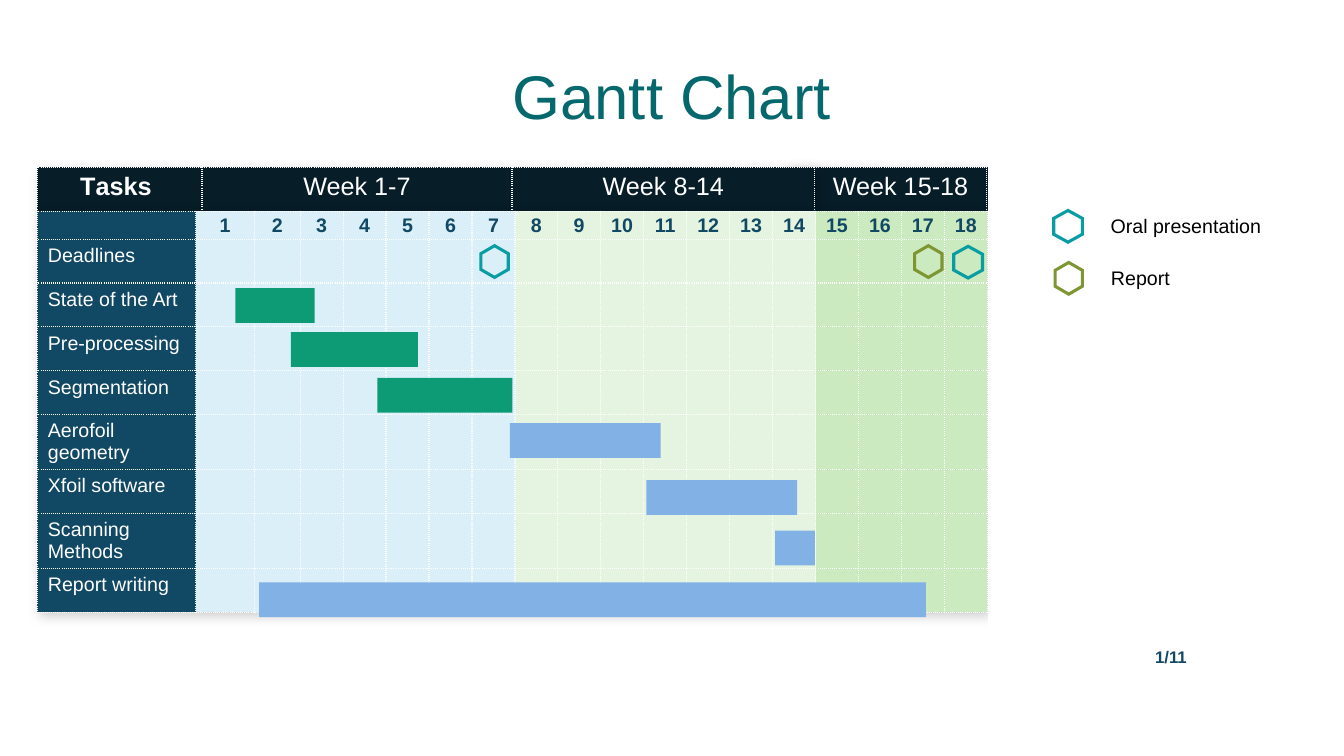
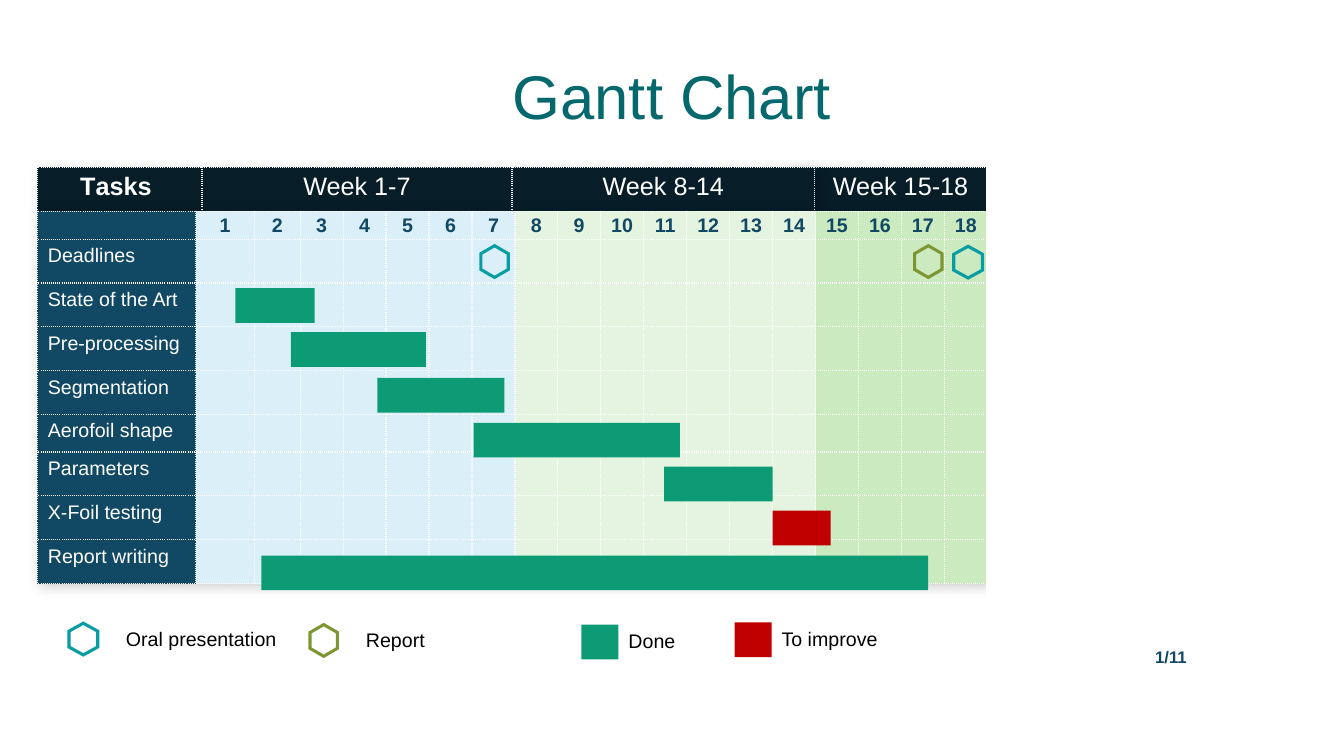
Before and after one commit to PaulineMauryL/PropellerProject, a slide deck: slide 1 of Additionnal documents/Report/Gantt_Chart.pptx. Drawn at 1344x756 pixels with LibreOffice and Linux fonts; fonts in the diff are those of the drawing. Boxes give left, top, right and bottom in pixels: in the first picture for what was removed or moved away, otherwise in the second. Text is boxed around its words. In the diff, an @@ line names an element or a change of style, - is before the commit and + after.

Commit message:
report

```diff
--- a/Additionnal documents/Report/Gantt_Chart.pptx
+++ b/Additionnal documents/Report/Gantt_Chart.pptx
@@ rectangle: place and size @@
-rectangle at (989,100,1070,685)
+rectangle at (987,111,1068,696)
@@ table at (37,212,991,596) @@
-row 6, column 1: Aerofoil geometry
+row 6, column 1: Aerofoil shape
-row 7, column 1: Xfoil software
+row 7, column 1: Parameters
-row 8, column 1: Scanning Methods
+row 8, column 1: X-Foil testing
@@ rectangle: place and size @@
-rectangle at (291,333,418,367)
+rectangle at (291,333,426,367)
@@ rectangle: place and size @@
-rectangle at (377,378,512,412)
+rectangle at (377,378,504,412)
@@ rectangle: place and size @@
-rectangle at (510,423,661,458)
+rectangle at (474,422,681,457)
@@ fill #82B1E5 to #0C9B74 in 3 elements at (261,556,928,590), (474,422,681,457), (664,467,773,501) @@
@@ rectangle: place and size @@
-rectangle at (646,480,798,514)
+rectangle at (664,467,773,501)
@@ rectangle: place and size @@
-rectangle at (775,530,815,565)
+rectangle at (773,511,832,545)
@@ rectangle at (773,511,832,545): fill #82B1E5 to #C00000 @@
@@ rectangle: place and size @@
-rectangle at (259,583,926,617)
+rectangle at (261,556,928,590)
@@ freeform shape: place and size @@
-freeform shape at (1053,209,1085,244)
+freeform shape at (68,622,100,657)
@@ text "Oral presentation": place and size @@
-text "Oral presentation" at (1111,218,1261,237)
+text "Oral presentation" at (126,631,276,650)
@@ freeform shape: place and size @@
-freeform shape at (1054,261,1084,296)
+freeform shape at (309,623,339,658)
@@ text "Report": place and size @@
-text "Report" at (1111,271,1170,289)
+text "Report" at (366,633,425,651)
@@ rectangle added at (582,625,619,659), fill #0C9B74 @@
@@ rectangle added at (735,622,772,656), fill #C00000 @@
@@ text added at (628,634,675,649), 14 pt, text #000000 @@
+Done
@@ text added at (782,631,878,650), 14 pt, text #000000 @@
+To improve
```
Also in this commit, not shown: 1 slide added, 14 other files.
